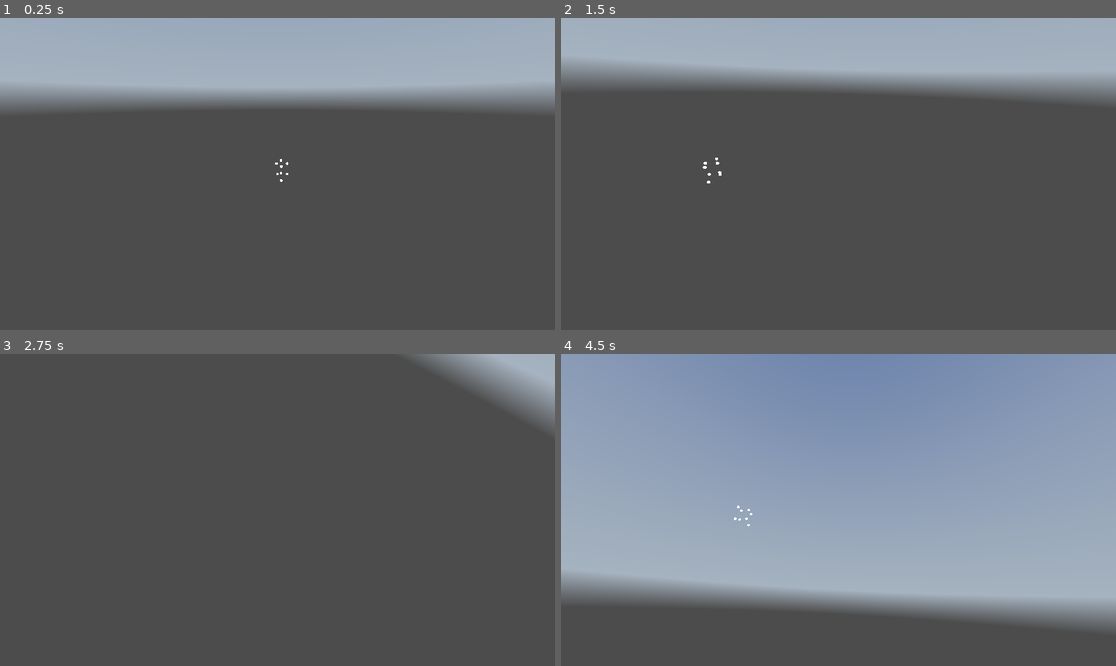
Above: before the commit, frames 1-4 (two rows, left to right).
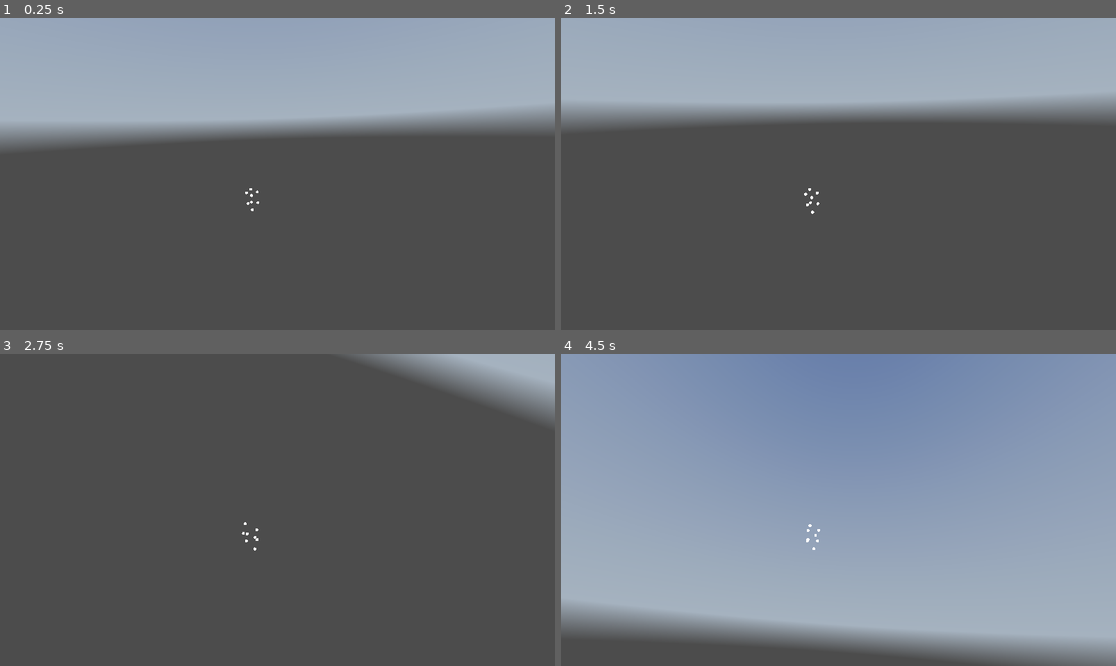
Above: after the commit, the same moments.

Repository: ian-h-chamberlain/stars-exhumed
Game: Godot game, scene res://levels/starfield.tscn
The game is run twice, just before and just after one commit, with the same random seed, the same clock (stepped at 60 frames per second) and the same inputs. A sky picture missing from this copy of the repository is replaced by a grey-blue gradient.
Inputs (mouse positions are in pixels of both pictures, inside the frame that each line leads up to):
- Up to frame 1 (0.25 s): no input
- Up to frame 2 (1.5 s): tap Enter at 0.5 s; move the mouse to (960, 158) at 0.52 s; hold D (move_right) 0.53-1.25 s; tap Mouse wheel up (cam_zoom_in) at 0.6 s; click (960, 158) at 0.67 s; tap Space (move_jump) at 0.77 s; drag from (727, 189) to (810, 236) at 1.27 s
- Up to frame 3 (2.75 s): move the mouse to (333, 441) at 2.02 s; hold D (move_right) from 2.03 s (still down); tap Ctrl (move_crouch) at 2.1 s
- Up to frame 4 (4.5 s): release D (move_right) at 2.75 s; tap Space (move_jump) at 2.75, 3.77 s; drag from (810, 572) to (672, 463) at 2.77 s; move the mouse to (1005, 556) at 3.52 s; hold A (move_left) 3.53-4.25 s; tap Shift (move_sprint) at 3.6 s; tap Enter at 4.25 s; drag from (672, 463) to (755, 432) at 4.27 s

The runs differ from the first frame. In frame 1, 14% of the frame differs, in the area x 0-100%, y 22-62%; in frame 2, 15%; in frame 3, 1.5%; in frame 4, 17%, in the area x 0-100%, y 48-100%.
Error after the commit: Parse Error: Identifier "DebugDraw" not declared in the current scope. (res://scenes/orbit_point.gd:41)

Commit message:
Add debug gizmo to orbit point

Diff:
--- a/scenes/orbit_point.gd
+++ b/scenes/orbit_point.gd
@@ -35,3 +35,7 @@
 	var input_swim_up = Input.is_action_pressed(input_up_action_name)
 
 	move(delta, input_axis, input_jump, input_crouch, input_sprint, input_swim_down, input_swim_up)
+
+
+func _process(_delta):
+	DebugDraw.draw_gizmo(global_transform)
Not shown, added: addons/debug_draw_3d/libs/.gdignore
Not shown, added: addons/debug_draw_3d/LICENSE
Not shown, added: addons/debug_draw_3d/README.md
Not shown, added: addons/debug_draw_3d/debug_draw_3d.gdextension
Not shown, added: addons/debug_draw_3d/libs/libdd3d.android.template_debug.arm32.so
Not shown, added: addons/debug_draw_3d/libs/libdd3d.android.template_debug.arm64.so
Not shown, added: addons/debug_draw_3d/libs/libdd3d.android.template_debug.x86_32.so
Not shown, added: addons/debug_draw_3d/libs/libdd3d.android.template_debug.x86_64.so
Not shown, added: addons/debug_draw_3d/libs/libdd3d.android.template_release.arm32.so
Not shown, added: addons/debug_draw_3d/libs/libdd3d.android.template_release.arm64.so
Not shown, added: addons/debug_draw_3d/libs/libdd3d.android.template_release.x86_32.so
Not shown, added: addons/debug_draw_3d/libs/libdd3d.android.template_release.x86_64.so
(and 6 more such lines)
